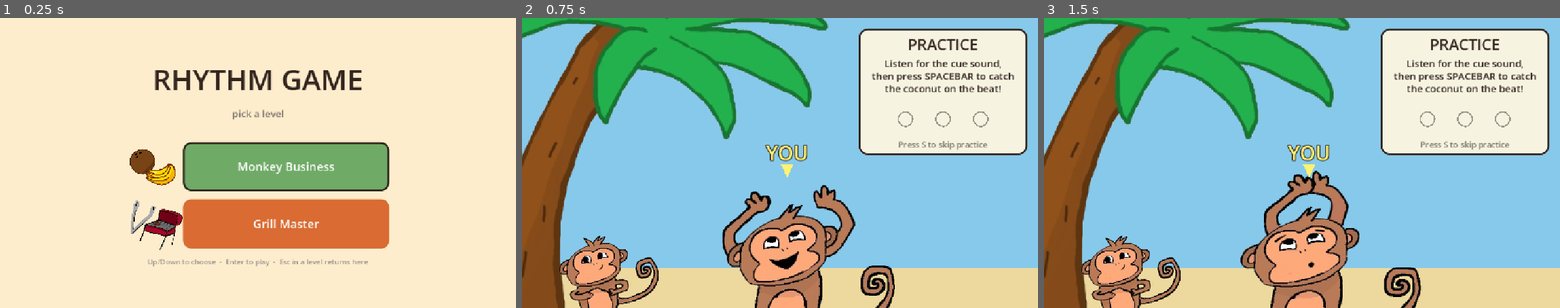
Above: before the commit, frames 1-3 (left to right).
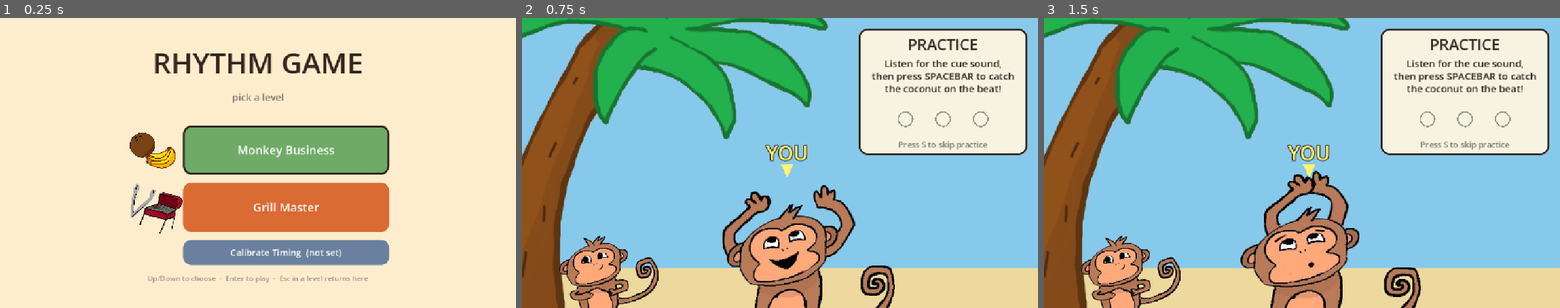
Above: after the commit, the same moments.

Repository: tflicky/rhythm-game
Game: Godot game, scene res://MainMenu.tscn
Same seed, same stepped clock (60 frames per second), same inputs: the game is played once before the commit and once after it. Sound files missing from this copy of the repository are replaced by a short silence.
Inputs (mouse positions are in pixels of both pictures, inside the frame that each line leads up to):
- Up to frame 1 (0.25 s): no input
- Up to frame 2 (0.75 s): click "Monkey Business" at 0.5 s
- Up to frame 3 (1.5 s): tap Enter (ui_accept) at 1.25 s; move the mouse to (1415, 148) at 1.27 s; hold Up from 1.28 s (still down); tap Space at 1.35 s; click (1415, 148) at 1.42 s

The runs differ from the first frame. In frame 1, 17% of the frame differs, in the area x 25-76%, y 12-92%; in frame 2, nothing differs; in frame 3, nothing differs.

Commit message:
Add per-computer timing calibration
Tap along to a click from the main menu; the median delay is saved in
user://settings.cfg and used instead of the level's default input offset.

Co-Authored-By: Claude Opus 5.5 <noreply@anthropic.com>

Diff:
--- /dev/null
+++ b/Calibrate.tscn
@@ -0,0 +1,12 @@
+[gd_scene format=3]
+
+[ext_resource type="Script" path="res://scripts/calibrate.gd" id="1_cal"]
+
+[node name="Calibrate" type="Control"]
+layout_mode = 3
+anchors_preset = 15
+anchor_right = 1.0
+anchor_bottom = 1.0
+grow_horizontal = 2
+grow_vertical = 2
+script = ExtResource("1_cal")
--- /dev/null
+++ b/scripts/calibrate.gd
@@ -0,0 +1,154 @@
+extends Control
+## Timing calibration. A click plays on every beat; the player taps along and
+## the median of their tap errors becomes this computer's input_offset (the
+## keyboard + audio delay the game can't see), saved via Settings.
+##   Space / click  tap    Enter  save    Backspace  start over    Esc  back
+
+const MIN_TAPS := 8
+const KEEP_TAPS := 16
+const COUNT_IN := 4          ## beats before taps count
+const BEATS := 64            ## click track length; restarts when it ends
+const RANGE := 0.25          ## seconds either side shown on the tap strip
+const BG := Color(0.99, 0.93, 0.8)
+const INK := Color(0.2, 0.14, 0.12)
+
+var _audio: AudioStreamPlayer
+var _taps: Array[float] = []   ## raw tap errors, seconds (+ve = late)
+var _saved_msg := ""
+var _font: Font
+
+
+func _ready() -> void:
+	set_anchors_preset(Control.PRESET_FULL_RECT)
+	_font = ThemeDB.fallback_font
+	var map: Resource = load("res://beatmaps/rhythm_monkey.tres")
+	Conductor.bpm = map.bpm if map else 128.0
+	Conductor.first_beat_offset = 0.0
+	_audio = AudioStreamPlayer.new()
+	_audio.stream = _make_click_track()
+	add_child(_audio)
+	Conductor.stream_player = _audio
+	Conductor.song_finished.connect(_on_track_finished)
+	Conductor.play()
+
+
+func _exit_tree() -> void:
+	Conductor.song_finished.disconnect(_on_track_finished)
+	Conductor.stop()
+	Conductor.stream_player = null
+
+
+func _on_track_finished() -> void:
+	Conductor.play()
+
+
+func _process(_dt: float) -> void:
+	queue_redraw()
+
+
+func _unhandled_input(e: InputEvent) -> void:
+	var tapped: bool = (e is InputEventKey and e.pressed and not e.echo and e.keycode == KEY_SPACE) \
+		or (e is InputEventMouseButton and e.pressed and e.button_index == MOUSE_BUTTON_LEFT)
+	if tapped:
+		_tap()
+	elif e is InputEventKey and e.pressed and not e.echo:
+		match e.keycode:
+			KEY_ENTER, KEY_KP_ENTER:
+				if _taps.size() >= MIN_TAPS:
+					Settings.set_input_offset(_median())
+					_saved_msg = "Saved! Your timing offset is %+d ms." % roundi(_median() * 1000.0)
+			KEY_BACKSPACE:
+				_taps.clear()
+				_saved_msg = ""
+			KEY_ESCAPE:
+				get_tree().change_scene_to_file("res://MainMenu.tscn")
+
+
+func _tap() -> void:
+	var b := Conductor.nearest_beat()
+	if b < COUNT_IN:
+		return
+	var err := Conductor.timing_error_raw(float(b))   # vs the beat on the audio clock
+	if absf(err) > Conductor.seconds_per_beat * 0.45:
+		return   # nowhere near a beat -- a stray press
+	_taps.append(err)
+	if _taps.size() > KEEP_TAPS:
+		_taps.pop_front()
+	_saved_msg = ""
+
+
+func _median() -> float:
+	var s := _taps.duplicate()
+	s.sort()
+	var n := s.size()
+	return s[n / 2] if n % 2 == 1 else (s[n / 2 - 1] + s[n / 2]) * 0.5
+
+
+func _draw() -> void:
+	var vp := get_viewport_rect().size
+	draw_rect(Rect2(Vector2.ZERO, vp), BG)
+	var cx := vp.x * 0.5
+	_text("TIMING CALIBRATION", Vector2(0, 90), 48, INK, vp.x)
+	_text("Listen to the clicks and tap SPACE exactly on each one.", Vector2(0, 150), 24, INK, vp.x)
+	_text("Don't watch the screen -- go by sound.", Vector2(0, 182), 20, Color(INK, 0.7), vp.x)
+
+	# beat light, so you can tell it's running (count-in shown as 1-2-3-4)
+	var beats := Conductor.song_position_in_beats
+	var phase := fposmod(beats, 1.0)
+	var pulse := clampf(1.0 - phase * 4.0, 0.0, 1.0)
+	draw_circle(Vector2(cx, 250), 18.0 + 8.0 * pulse, Color(0.85, 0.42, 0.2, 0.35 + 0.65 * pulse))
+	if beats >= 0.0 and beats < COUNT_IN:
+		_text(str(int(beats) + 1), Vector2(0, 320), 28, INK, vp.x)
+
+	# tap strip: centre line = on the beat; left early, right late
+	var y := 390.0
+	var half := 360.0
+	draw_line(Vector2(cx - half, y), Vector2(cx + half, y), Color(INK, 0.3), 4.0)
+	draw_line(Vector2(cx, y - 26), Vector2(cx, y + 26), INK, 3.0)
+	_text("early", Vector2(cx - half - 90, y + 8), 18, Color(INK, 0.6), 80)
+	_text("late", Vector2(cx + half + 10, y + 8), 18, Color(INK, 0.6), 80)
+	for i in _taps.size():
+		var x := cx + clampf(_taps[i] / RANGE, -1.0, 1.0) * half
+		var newest := i == _taps.size() - 1
+		draw_circle(Vector2(x, y), 9.0 if newest else 6.0, Color(0.85, 0.42, 0.2, 1.0 if newest else 0.5))
+
+	var saved := "Saved on this computer: %+d ms" % roundi(Settings.input_offset() * 1000.0) \
+		if Settings.has_input_offset() else "Not calibrated yet on this computer"
+	if _taps.size() < MIN_TAPS:
+		_text("Taps: %d / %d" % [_taps.size(), MIN_TAPS], Vector2(0, 470), 26, INK, vp.x)
+	else:
+		_text("Your timing offset: %+d ms" % roundi(_median() * 1000.0), Vector2(0, 470), 30, INK, vp.x)
+		_text("Keep tapping to refine, then press ENTER to save", Vector2(0, 506), 20, INK, vp.x)
+	if _saved_msg != "":
+		_text(_saved_msg, Vector2(0, 548), 24, Color(0.25, 0.5, 0.2), vp.x)
+	else:
+		_text(saved, Vector2(0, 548), 18, Color(INK, 0.6), vp.x)
+	_text("Enter  save   -   Backspace  start over   -   Esc  back", Vector2(0, 610), 16, Color(INK, 0.5), vp.x)
+
+
+func _text(s: String, pos: Vector2, size: int, col: Color, width: float) -> void:
+	draw_string(_font, pos, s, HORIZONTAL_ALIGNMENT_CENTER, width, size, col)
+
+
+## Click on every beat (accented on the bar), BEATS long, not looped -- the
+## Conductor clock must never jump backwards; song_finished restarts it.
+func _make_click_track() -> AudioStreamWAV:
+	var rate := 44100
+	var spb: float = Conductor.seconds_per_beat
+	var n := int(rate * (spb * BEATS + 0.5))
+	var data := PackedByteArray()
+	data.resize(n * 2)
+	var click_n := int(rate * 0.04)
+	for b in BEATS:
+		var freq := 1600.0 if b % Conductor.beats_per_measure == 0 else 1000.0
+		var start := int(rate * b * spb)
+		for i in click_n:
+			var t := float(i) / rate
+			var env := pow(1.0 - float(i) / click_n, 3.0)
+			data.encode_s16((start + i) * 2, int(sin(TAU * freq * t) * env * 0.6 * 32767.0))
+	var w := AudioStreamWAV.new()
+	w.format = AudioStreamWAV.FORMAT_16_BITS
+	w.mix_rate = rate
+	w.stereo = false
+	w.data = data
+	return w
--- a/scripts/main_menu.gd
+++ b/scripts/main_menu.gd
@@ -69,6 +69,22 @@
 		row.add_child(b)
 		col.add_child(row)
 		_buttons.append(b)
+
+	# smaller settings button under the levels, lined up with them
+	var cal_state := "%+d ms" % roundi(Settings.input_offset() * 1000.0) \
+		if Settings.has_input_offset() else "not set"
+	var cal := _make_button({"title": "Calibrate Timing  (%s)" % cal_state,
+		"scene": "res://Calibrate.tscn", "color": Color(0.42, 0.5, 0.62)})
+	cal.custom_minimum_size = Vector2(460, 56)
+	cal.add_theme_font_size_override("font_size", 20)
+	var cal_row := HBoxContainer.new()
+	cal_row.add_theme_constant_override("separation", 16)
+	var spacer := Control.new()
+	spacer.custom_minimum_size = Vector2(ICON_SIZE.x, 0)
+	cal_row.add_child(spacer)
+	cal_row.add_child(cal)
+	col.add_child(cal_row)
+	_buttons.append(cal)
 
 	var hint := Label.new()
 	hint.text = "Up/Down to choose  -  Enter to play  -  Esc in a level returns here"
--- a/scripts/rhythm.gd
+++ b/scripts/rhythm.gd
@@ -47,7 +47,8 @@
 		Conductor.bpm = beatmap.bpm
 		Conductor.first_beat_offset = beatmap.first_beat_offset
 		Conductor.video_offset = beatmap.video_offset
-		Conductor.input_offset = beatmap.input_offset
+		# this computer's calibration (main menu -> Calibrate timing) wins
+		Conductor.input_offset = Settings.input_offset(beatmap.input_offset)
 		_cues = beatmap.compiled(Conductor)
 		print("[rhythm] loaded '%s': %d cues @ %.1f BPM" % [
 			beatmap.song_title, _cues.size(), beatmap.bpm])
--- /dev/null
+++ b/scripts/settings.gd
@@ -0,0 +1,26 @@
+class_name Settings
+## Per-computer player settings, saved in user:// (not in the project), so each
+## machine keeps its own timing calibration.
+
+const PATH := "user://settings.cfg"
+
+
+## Measured input + audio delay for this computer, in seconds; `fallback` if
+## the player has never calibrated.
+static func input_offset(fallback: float = 0.0) -> float:
+	var cfg := ConfigFile.new()
+	if cfg.load(PATH) != OK:
+		return fallback
+	return float(cfg.get_value("timing", "input_offset", fallback))
+
+
+static func has_input_offset() -> bool:
+	var cfg := ConfigFile.new()
+	return cfg.load(PATH) == OK and cfg.has_section_key("timing", "input_offset")
+
+
+static func set_input_offset(seconds: float) -> void:
+	var cfg := ConfigFile.new()
+	cfg.load(PATH)   # keep any other keys; a missing file is fine
+	cfg.set_value("timing", "input_offset", seconds)
+	cfg.save(PATH)
Not shown, added: scripts/calibrate.gd.uid
Not shown, added: scripts/settings.gd.uid
